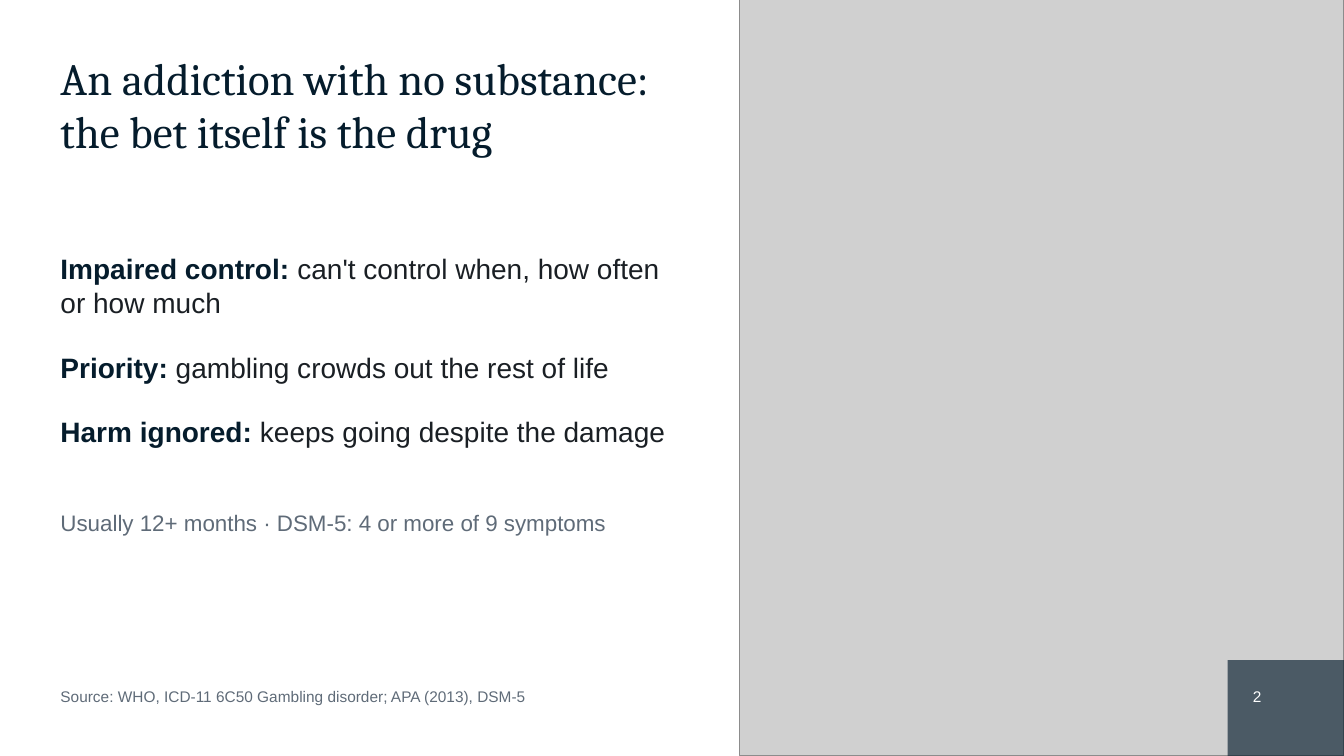
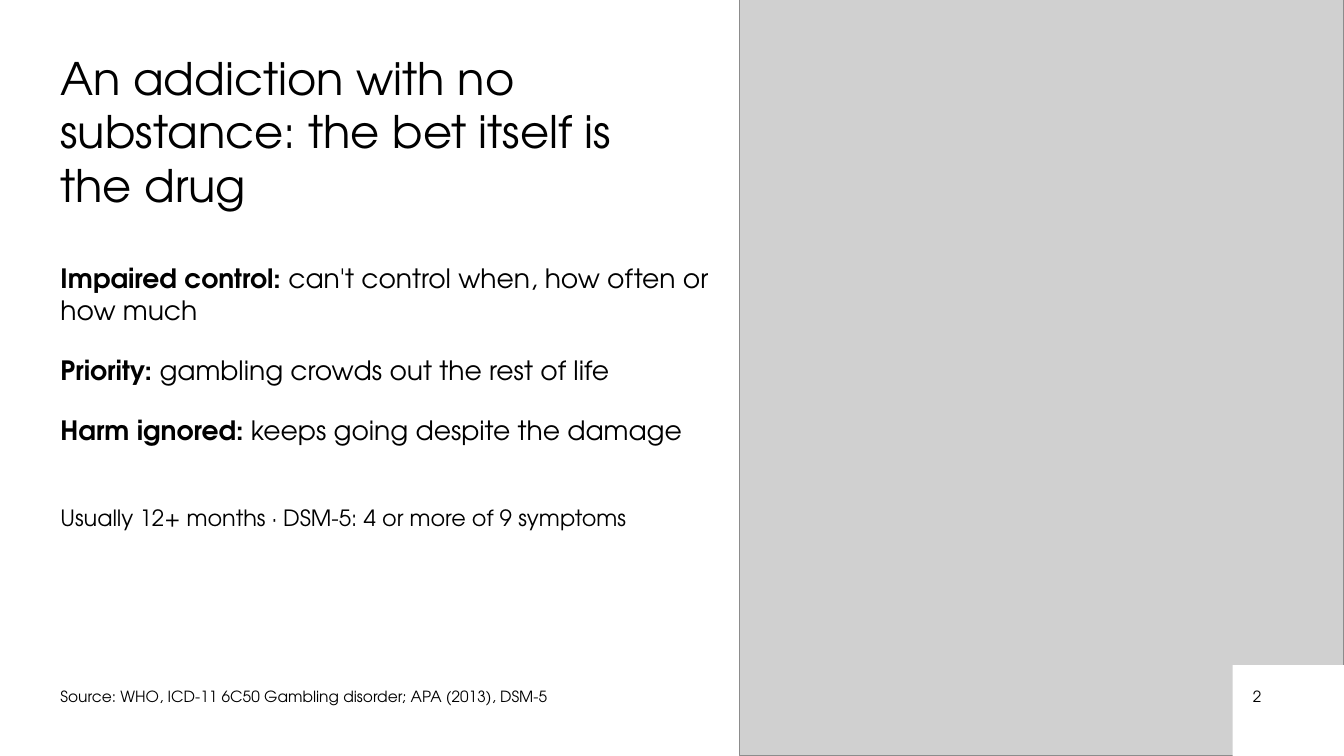
Before and after one commit to matisqaceme/Study, a slide deck: slide 2 of psychology/gambling-disorder/Gambling_Disorder_9990.pptx. Drawn at 1344x756 pixels with LibreOffice and Linux fonts; fonts in the diff are those of the drawing; grey boxes stand for pictures. Boxes give left, top, right and bottom in pixels: in the first picture for what was removed or moved away, otherwise in the second. Text is boxed around its words. In the diff, an @@ line names an element or a change of style, - is before the commit and + after.

```diff
--- a/psychology/gambling-disorder/Gambling_Disorder_9990.pptx
+++ b/psychology/gambling-disorder/Gambling_Disorder_9990.pptx
@@ title "An addiction with no substance: ..." at (x1=60, y1=62, x2=611, y2=212): font Cambria to TeX Gyre Adventor, text colour #051C2C to #000000 @@
@@ text "Impaired control: can't control when, ..." moved from (x1=60, y1=258, x2=665, y2=447) to (x1=60, y1=267, x2=708, y2=446) @@
@@ text "Impaired control: can't control when, ..." at (x1=60, y1=267, x2=708, y2=446): size 20 to 19 pt, font Arial to TeX Gyre Adventor; text colour #051C2C to #000000 in "Impaired control:", "Priority:", "Harm ignored:"; text colour #1A1F24 to #000000 in "can't control when, how often or how ...", "gambling crowds out the rest of life", "keeps going despite the damage"; less space between paragraphs @@
@@ text "Usually 12+ months · DSM-5: ..." at (x1=60, y1=509, x2=626, y2=531): font Arial to TeX Gyre Adventor, text colour #5F6B78 to #000000 @@
@@ text "Source: WHO, ICD-11 6C50 Gambling ..." at (x1=60, y1=690, x2=547, y2=706): font Arial to TeX Gyre Adventor, text colour #5F6B78 to #000000 @@
@@ rectangle resized from (x1=1228, y1=660, x2=1344, y2=756) to (x1=1233, y1=665, x2=1344, y2=756) @@
@@ rectangle at (x1=1233, y1=665, x2=1344, y2=756): fill #051C2C at 65% opacity to #FFFFFF @@
@@ page number at (x1=1253, y1=690, x2=1262, y2=702): font Arial to TeX Gyre Adventor, text colour #FFFFFF to #000000 @@
```
Also in this commit, not shown: 7 other slides changed, 5 other files.
